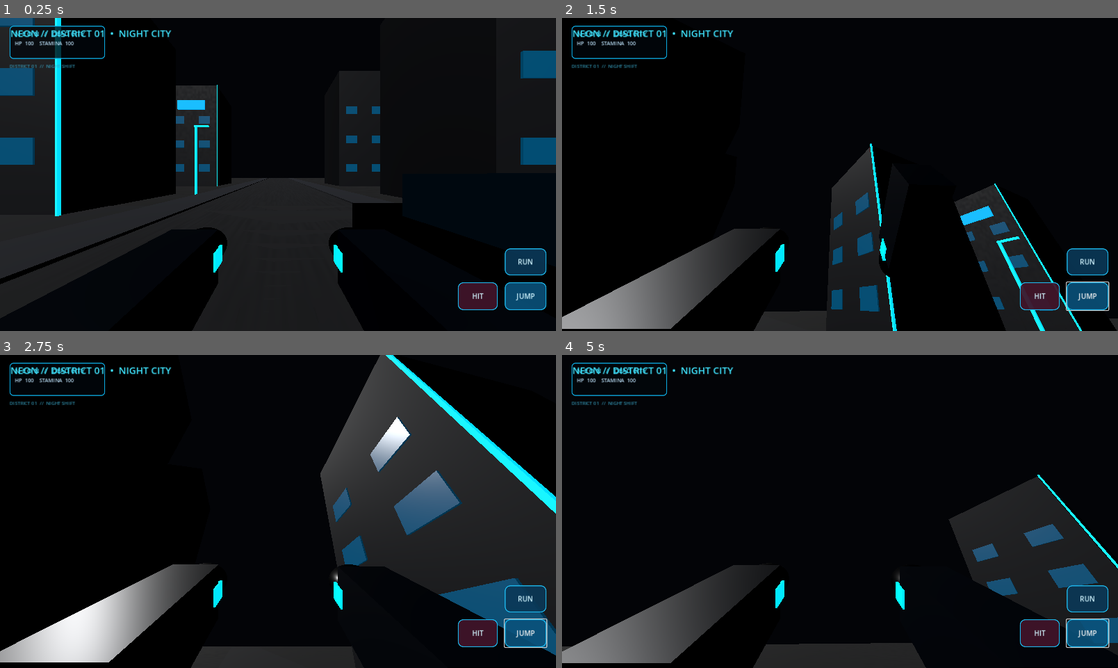
Above: before the commit, frames 1-4 (two rows, left to right).
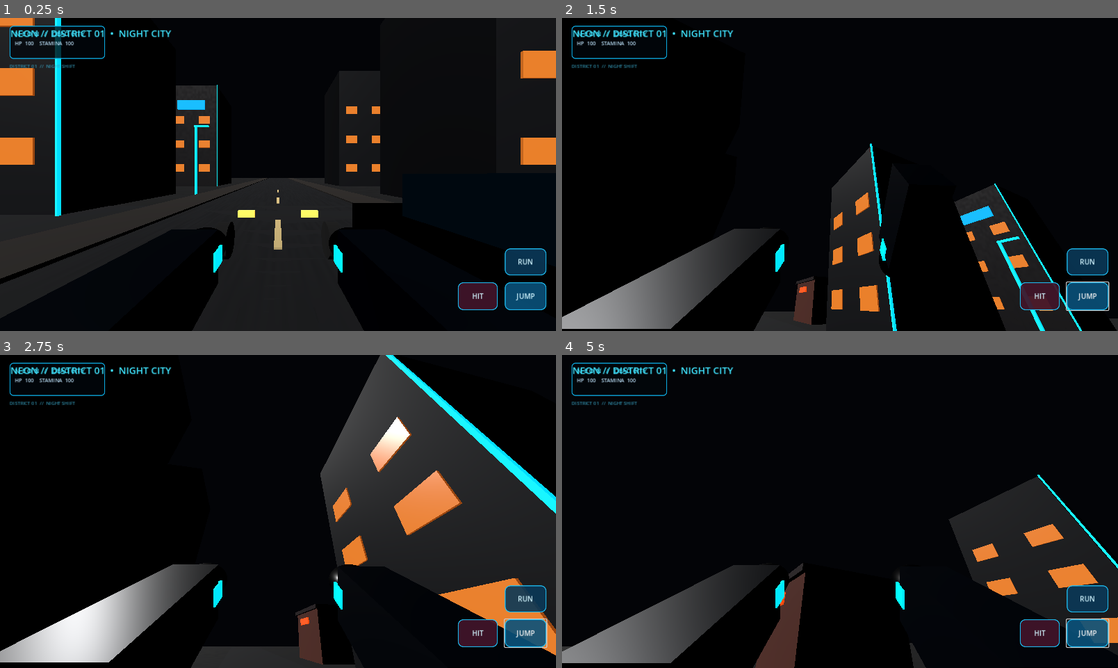
Above: after the commit, the same moments.

Repository: sylph564/neon-dead-city
Game: Godot game, scene res://scenes/district01.tscn
The game is run twice, just before and just after one commit, with the same random seed, the same clock (stepped at 60 frames per second) and the same inputs.
Inputs (mouse positions are in pixels of both pictures, inside the frame that each line leads up to):
- Up to frame 1 (0.25 s): no input
- Up to frame 2 (1.5 s): click "JUMP" at 0.5 s; tap Enter at 1.25 s; move the mouse to (867, 174) at 1.27 s; hold W from 1.28 s (still down); tap F at 1.35 s; click (867, 174) at 1.42 s
- Up to frame 3 (2.75 s): keep holding W; tap Space at 1.52, 2.27 s; move the mouse to (250, 511) at 2.02 s; tap E at 2.1 s
- Up to frame 4 (5 s): keep holding W; move the mouse to (851, 505) at 2.77 s; hold Shift 2.78-3.53 s; move the mouse to (834, 517) at 3.52 s; tap F at 3.6 s; click (834, 517) at 3.67 s; tap Space at 3.77, 4.52 s; move the mouse to (878, 514) at 4.27 s; tap E at 4.35 s

The runs differ from the first frame. In frame 1, 3.3% of the frame differs, in the area x 0-100%, y 0-78%; in frame 2, 1.7%; in frame 3, 4.5%, in the area x 53-100%, y 19-99%; in frame 4, 4.3%.

Commit message:
Expand street homes car details and multicolor city palette

Diff:
--- a/scenes/district01.tscn
+++ b/scenes/district01.tscn
@@ -30,7 +30,7 @@
 
 [sub_resource type="ShaderMaterial" id="BuildingTexture"]
 shader = ExtResource("2_surface")
-shader_parameter/base_color = Color(0.025, 0.04, 0.068, 1)
+shader_parameter/base_color = Color(0.045, 0.028, 0.052, 1)
 shader_parameter/tile_scale = 12.0
 shader_parameter/roughness_value = 0.72
 shader_parameter/metallic_value = 0.28
@@ -51,7 +51,7 @@
 size = Vector3(2.2, 0.16, 150)
 
 [sub_resource type="StandardMaterial3D" id="SidewalkMat"]
-albedo_color = Color(0.07, 0.08, 0.105, 1)
+albedo_color = Color(0.12, 0.105, 0.095, 1)
 roughness = 0.88
 
 [sub_resource type="BoxMesh" id="BuildingMesh"]
@@ -66,10 +66,10 @@
 size = Vector3(1.55, 1.05, 0.07)
 
 [sub_resource type="StandardMaterial3D" id="WindowMat"]
-albedo_color = Color(0.015, 0.28, 0.42, 1)
+albedo_color = Color(0.92, 0.54, 0.19, 1)
 emission_enabled = true
-emission = Color(0.015, 0.28, 0.42, 1)
-emission_energy_multiplier = 0.75
+emission = Color(0.92, 0.42, 0.12, 1)
+emission_energy_multiplier = 0.65
 roughness = 0.35
 
 [sub_resource type="BoxMesh" id="NeonMesh"]
@@ -112,6 +112,66 @@
 emission_enabled = true
 emission = Color(0.02, 0.35, 0.7, 1)
 emission_energy_multiplier = 2.0
+
+
+[sub_resource type="BoxMesh" id="HouseMesh"]
+size = Vector3(8.5, 5.2, 7.5)
+
+[sub_resource type="BoxMesh" id="HouseRoofMesh"]
+size = Vector3(9.1, 0.42, 8.1)
+
+[sub_resource type="StandardMaterial3D" id="HouseTerracotta"]
+albedo_color = Color(0.34, 0.16, 0.12, 1)
+roughness = 0.88
+
+[sub_resource type="StandardMaterial3D" id="HouseOlive"]
+albedo_color = Color(0.22, 0.25, 0.16, 1)
+roughness = 0.9
+
+[sub_resource type="StandardMaterial3D" id="HouseRoofMat"]
+albedo_color = Color(0.12, 0.075, 0.09, 1)
+roughness = 0.82
+
+[sub_resource type="BoxMesh" id="StreetMarkMesh"]
+size = Vector3(0.18, 0.035, 2.4)
+
+[sub_resource type="StandardMaterial3D" id="StreetMarkMat"]
+albedo_color = Color(0.82, 0.72, 0.48, 1)
+roughness = 0.9
+
+[sub_resource type="CylinderMesh" id="WheelMesh"]
+top_radius = 0.34
+bottom_radius = 0.34
+height = 0.22
+radial_segments = 12
+
+[sub_resource type="StandardMaterial3D" id="TireMat"]
+albedo_color = Color(0.012, 0.014, 0.018, 1)
+roughness = 0.96
+
+[sub_resource type="BoxMesh" id="LightMesh"]
+size = Vector3(0.38, 0.16, 0.06)
+
+[sub_resource type="StandardMaterial3D" id="HeadlightMat"]
+albedo_color = Color(1, 0.78, 0.38, 1)
+emission_enabled = true
+emission = Color(1, 0.62, 0.2, 1)
+emission_energy_multiplier = 1.3
+
+[sub_resource type="BoxMesh" id="ShopSignMesh"]
+size = Vector3(3.2, 0.72, 0.16)
+
+[sub_resource type="StandardMaterial3D" id="ShopSignOrange"]
+albedo_color = Color(0.95, 0.25, 0.08, 1)
+emission_enabled = true
+emission = Color(1, 0.16, 0.035, 1)
+emission_energy_multiplier = 1.8
+
+[sub_resource type="StandardMaterial3D" id="ShopSignPink"]
+albedo_color = Color(0.85, 0.08, 0.34, 1)
+emission_enabled = true
+emission = Color(0.95, 0.04, 0.28, 1)
+emission_energy_multiplier = 1.7
 
 [node name="Main" type="Node3D"]
 
@@ -802,3 +862,93 @@
 position = Vector3(-12, 11.2, -19.85)
 mesh = SubResource("SignMesh")
 surface_material_override/0 = SubResource("SignMat")
+
+
+[node name="RoadDash01" type="MeshInstance3D" parent="."]
+position = Vector3(0, 0.035, -12)
+mesh = SubResource("StreetMarkMesh")
+surface_material_override/0 = SubResource("StreetMarkMat")
+
+[node name="RoadDash02" type="MeshInstance3D" parent="."]
+position = Vector3(0, 0.035, -6)
+mesh = SubResource("StreetMarkMesh")
+surface_material_override/0 = SubResource("StreetMarkMat")
+
+[node name="RoadDash03" type="MeshInstance3D" parent="."]
+position = Vector3(0, 0.035, 0)
+mesh = SubResource("StreetMarkMesh")
+surface_material_override/0 = SubResource("StreetMarkMat")
+
+[node name="RoadDash04" type="MeshInstance3D" parent="."]
+position = Vector3(0, 0.035, 6)
+mesh = SubResource("StreetMarkMesh")
+surface_material_override/0 = SubResource("StreetMarkMat")
+
+[node name="RoadDash05" type="MeshInstance3D" parent="."]
+position = Vector3(0, 0.035, 12)
+mesh = SubResource("StreetMarkMesh")
+surface_material_override/0 = SubResource("StreetMarkMat")
+
+[node name="HomeA" type="MeshInstance3D" parent="."]
+position = Vector3(-34, 2.65, -10)
+mesh = SubResource("HouseMesh")
+surface_material_override/0 = SubResource("HouseTerracotta")
+
+[node name="HomeARoof" type="MeshInstance3D" parent="."]
+position = Vector3(-34, 5.35, -10)
+mesh = SubResource("HouseRoofMesh")
+surface_material_override/0 = SubResource("HouseRoofMat")
+
+[node name="HomeB" type="MeshInstance3D" parent="."]
+position = Vector3(34, 2.65, 10)
+mesh = SubResource("HouseMesh")
+surface_material_override/0 = SubResource("HouseOlive")
+
+[node name="HomeBRoof" type="MeshInstance3D" parent="."]
+position = Vector3(34, 5.35, 10)
+mesh = SubResource("HouseRoofMesh")
+surface_material_override/0 = SubResource("HouseRoofMat")
+
+[node name="CornerShopOrange" type="MeshInstance3D" parent="."]
+position = Vector3(-34, 4.1, -5.95)
+mesh = SubResource("ShopSignMesh")
+surface_material_override/0 = SubResource("ShopSignOrange")
+
+[node name="CornerShopPink" type="MeshInstance3D" parent="."]
+position = Vector3(34, 4.1, 14.05)
+mesh = SubResource("ShopSignMesh")
+surface_material_override/0 = SubResource("ShopSignPink")
+
+[node name="CarWheelFL" type="MeshInstance3D" parent="."]
+position = Vector3(1.02, 0.35, 1.55)
+rotation_degrees = Vector3(0, 0, 90)
+mesh = SubResource("WheelMesh")
+surface_material_override/0 = SubResource("TireMat")
+
+[node name="CarWheelFR" type="MeshInstance3D" parent="."]
+position = Vector3(-1.02, 0.35, 1.55)
+rotation_degrees = Vector3(0, 0, 90)
+mesh = SubResource("WheelMesh")
+surface_material_override/0 = SubResource("TireMat")
+
+[node name="CarWheelRL" type="MeshInstance3D" parent="."]
+position = Vector3(1.02, 0.35, 4.45)
+rotation_degrees = Vector3(0, 0, 90)
+mesh = SubResource("WheelMesh")
+surface_material_override/0 = SubResource("TireMat")
+
+[node name="CarWheelRR" type="MeshInstance3D" parent="."]
+position = Vector3(-1.02, 0.35, 4.45)
+rotation_degrees = Vector3(0, 0, 90)
+mesh = SubResource("WheelMesh")
+surface_material_override/0 = SubResource("TireMat")
+
+[node name="CarHeadlightLeft" type="MeshInstance3D" parent="."]
+position = Vector3(-0.72, 0.7, 0.88)
+mesh = SubResource("LightMesh")
+surface_material_override/0 = SubResource("HeadlightMat")
+
+[node name="CarHeadlightRight" type="MeshInstance3D" parent="."]
+position = Vector3(0.72, 0.7, 0.88)
+mesh = SubResource("LightMesh")
+surface_material_override/0 = SubResource("HeadlightMat")
Not shown: 1 places in scenes/district01.tscn that only renumber resources
